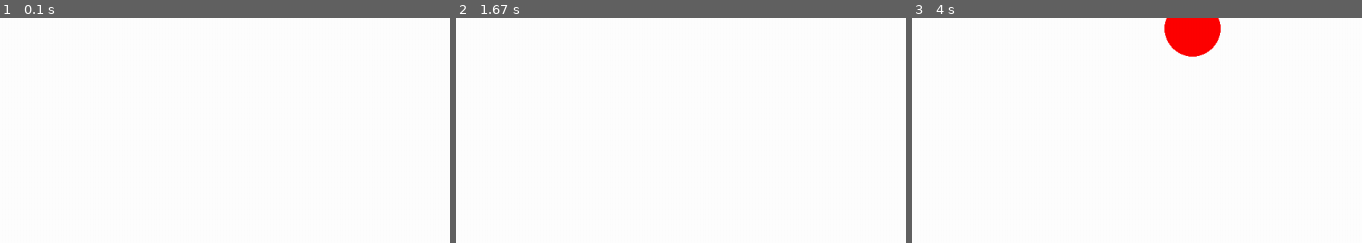
Above: before the commit, frames 1-3 (left to right).
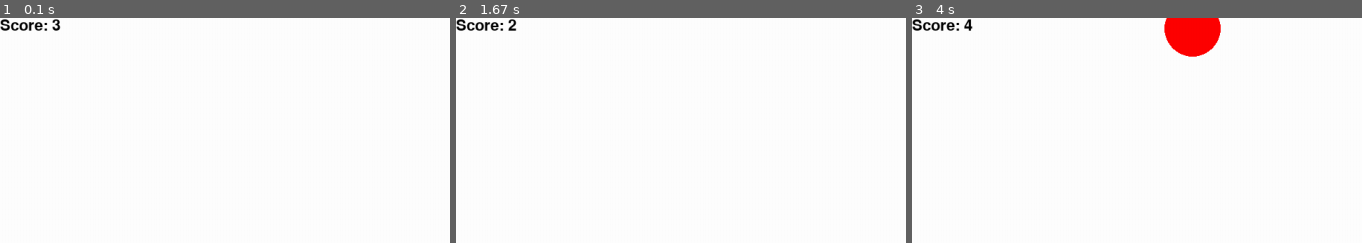
Above: after the commit, the same moments.

Repository: 100ballovby/tuesday_start_5PM_2122
Game: pygame game, started from 20_lesson_1502/00.py
Two runs of this game, one before a commit and one after it. Both use one fixed random seed, a clock stepped at 60 frames per second and the inputs below.
Inputs:
- Up to frame 1 (0.1 s): no input
- Up to frame 2 (1.67 s): hold Right 0.33-0.8 s; hold Right 0.83-1.3 s; hold Left from 1.33 s (still down)
- Up to frame 3 (4 s): release Left at 1.87 s; hold Left 1.9-2.3 s; hold Right 2.33-2.97 s; hold Left 3-3.47 s; hold Right 3.5-3.97 s
The pictures show only the part of the screen within x 0-50%, y 0-50%; the shares and areas given below are measured in that part.

The runs differ from the first frame. In frame 1, 0.4% of the frame differs, in the area x 0-14%, y 0-6%; in frame 2, 0.4%; in frame 3, 0.4%.

Commit message:
Adding score displaying

Diff:
--- a/20_lesson_1502/00.py
+++ b/20_lesson_1502/00.py
@@ -14,6 +14,15 @@
 # расположение шарика
 enemy_x = randint(0, W)
 enemy_y = 0
+
+score = 3
+
+
+def show_text(text, color, x, y):
+    pg.font.init()
+    font = pg.font.SysFont('comicsans', 32)
+    txt = font.render(text, True, color)
+    screen.blit(txt, [x, y])
 
 
 finished = False  # флаг, который отвечает за работу программы
@@ -33,7 +42,9 @@
     if platform.colliderect(enemy):
         enemy_y = 0
         enemy_x = randint(0, W)
+        score += 1
 
+    show_text(f'Score: {score}', (0, 0, 0), 0, 0)
     pg.display.update()
 
     # перемещение платформы по кнопкам
@@ -48,3 +59,4 @@
     if enemy_y > H:
         enemy_y = 0
         enemy_x = randint(0, W)
+        score -= 1
